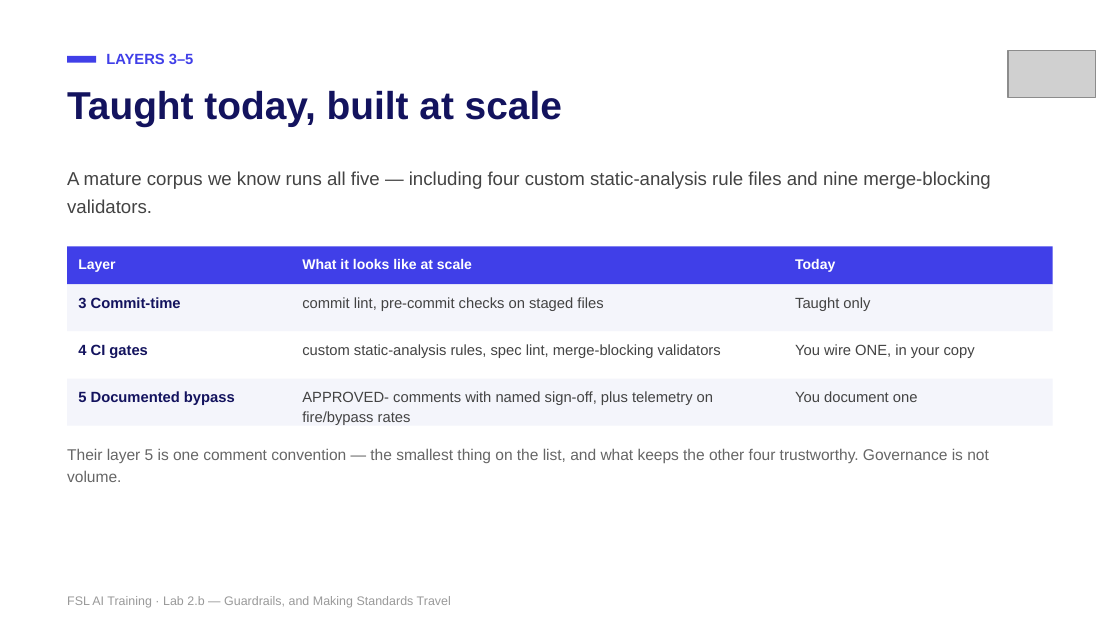
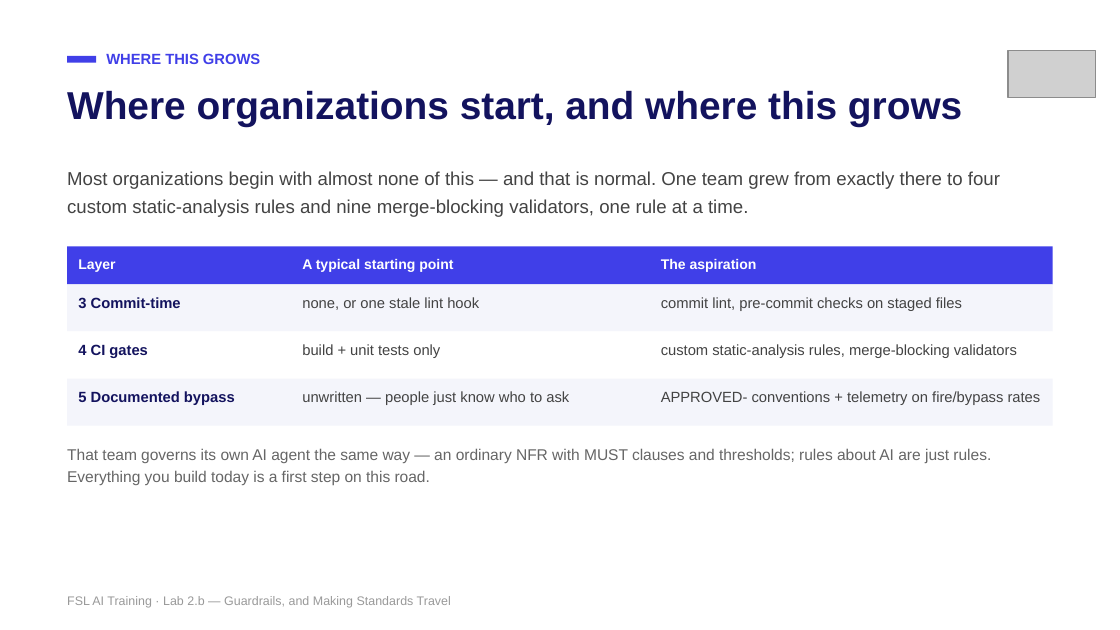
Before and after one commit to mike-tajmajer-fullstacklabs/fsl-taskboard-lab, a slide deck: slide 6 of docs/instructor/lab-2b-guardrails.pptx (slide 11 before the commit). Drawn at 1120x630 pixels with LibreOffice and Linux fonts; fonts in the diff are those of the drawing; grey boxes stand for pictures. Boxes give left, top, right and bottom in pixels: in the first picture for what was removed or moved away, otherwise in the second. Text is boxed around its words. In the diff, an @@ line names an element or a change of style, - is before the commit and + after.

```diff
--- a/docs/instructor/lab-2b-guardrails.pptx
+++ b/docs/instructor/lab-2b-guardrails.pptx
@@ text at (106,53,260,64): text changed @@
-LAYERS 3–5
+WHERE THIS GROWS
@@ text at (67,90,962,126): text changed @@
-Taught today, built at scale
+Where organizations start, and where this grows
@@ text at (67,171,1000,217): text changed @@
-A mature corpus we know runs all five — including four custom static-analysis rule files and nine merge-blocking validators.
+Most organizations begin with almost none of this — and that is normal. One team grew from exactly there to four custom static-analysis rules and nine merge-blocking validators, one rule at a time.
@@ text at (302,259,453,272): text changed @@
-What it looks like at scale
+A typical starting point
@@ text at (661,259,757,272): text changed @@
-Today
+The aspiration
@@ text added at (302,297,479,310), 9.5 pt, text #434343 @@
+none, or one stale lint hook
@@ text "commit lint, pre-commit checks on ...": place and size @@
-text "commit lint, pre-commit checks on ..." at (302,297,603,311)
+text "commit lint, pre-commit checks on ..." at (661,297,962,311)
@@ text removed at (795,297,870,311) @@
-Taught only
@@ text added at (302,344,440,358), 9.5 pt, text #434343 @@
+build + unit tests only
@@ text at (661,344,1017,358): text changed @@
-custom static-analysis rules, spec lint, merge-blocking validators
+custom static-analysis rules, merge-blocking validators
@@ text removed at (795,344,975,358) @@
-You wire ONE, in your copy
@@ text at (302,391,569,405): text changed @@
-APPROVED- comments with named sign-off, plus telemetry on fire/bypass rates
+unwritten — people just know who to ask
@@ text at (661,391,1041,405): text changed @@
-You document one
+APPROVED- conventions + telemetry on fire/bypass rates
@@ text at (67,448,991,485): text changed @@
-Their layer 5 is one comment convention — the smallest thing on the list, and what keeps the other four trustworthy. Governance is not volume.
+That team governs its own AI agent the same way — an ordinary NFR with MUST clauses and thresholds; rules about AI are just rules. Everything you build today is a first step on this road.
```
Also in this commit, not shown: 16 other slides changed, 7 slides added, 6 slides removed, 25 other files.
